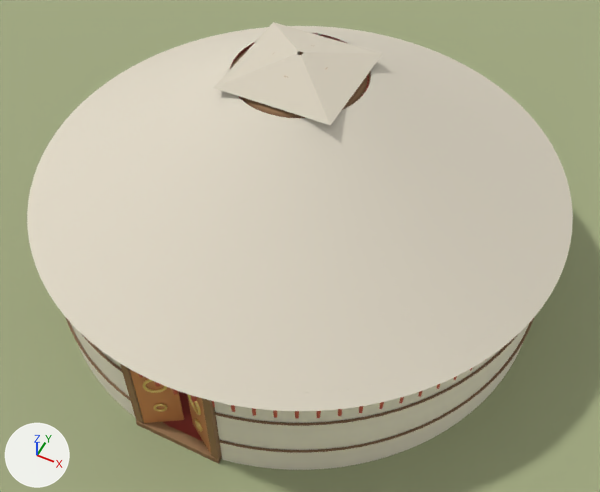
What one commit did to the Blender file kiiz-uy-3d/blender/kiiz_uy_model.blend.
Before and after are seen from a camera (50 mm lens) standing at (3.31, -6.63, 8.53) and looking at (0.31, -0.61, 1.02). Lighting does not change. The marker at lower left points along +X, +Y and +Z. The older version comes first.

The older version as bpy lines, for what is in view:
```python
me_cube_004 = bpy.data.meshes.new('Cube.004')
me_cube_004.from_pydata(...)  # a box spanning x -0.5..0.5, y -0.5..0.5, z -0.5..0.5
me_cube_004.materials.append(mat_door)  # orange #ce8650
me_torus_004 = bpy.data.meshes.new('Torus.004')
me_torus_004.from_pydata(...)  # a torus around z (ring radius 0.667, tube radius 0.07) spanning x -0.737..0.737, y -0.737..0.737, z -0.067..0.067
me_torus_004.polygons.foreach_set('use_smooth', [True] * 640)
me_torus_004.materials.append(mat_wood_dark)  # brown #936f4b
me_tuyrlyq_rope_low = bpy.data.meshes.new('tuyrlyq_rope_low')
me_tuyrlyq_rope_low.from_pydata(...)  # 582 vertices, 576 faces; spans x -3.13..3.13, y -3.08..3.14, z 0.44..0.46
me_tuyrlyq_rope_low.polygons.foreach_set('use_smooth', [True] * 576)
me_tuyrlyq_rope_low.materials.append(mat_rope)  # brown #86694b
ob_esik_panel_l = bpy.data.objects.new('esik_panel_L', me_cube_004)
ob_esik_panel_l.parent = ob_esik_hinge_l
ob_esik_panel_l.location = (0.225, 0.0, 0.73)
ob_esik_panel_l.scale = (0.45, 0.04, 1.3)
ob_shanyraq_ring = bpy.data.objects.new('shanyraq_ring', me_torus_004)
ob_shanyraq_ring.location = (0.0, 0.0, 2.99)
ob_tuyrlyq_rope_low = bpy.data.objects.new('tuyrlyq_rope_low', me_tuyrlyq_rope_low)
ob_tuyrlyq_rope_low.location = (0.0, 0.0, 0.0)
# also in view: 'tuyrlyq_rope_high' at (0.0, 0.03, 1.02); 'tundik_cap' at (0.0, 0.0, 3.2); 'uzik_roof' at (0.0, 0.0, 2.28); 'esik_sill' at (0.0, -3.06, 0.04); 'tuyrlyq_wall' at (0.0, 0.03, 0.8)
```
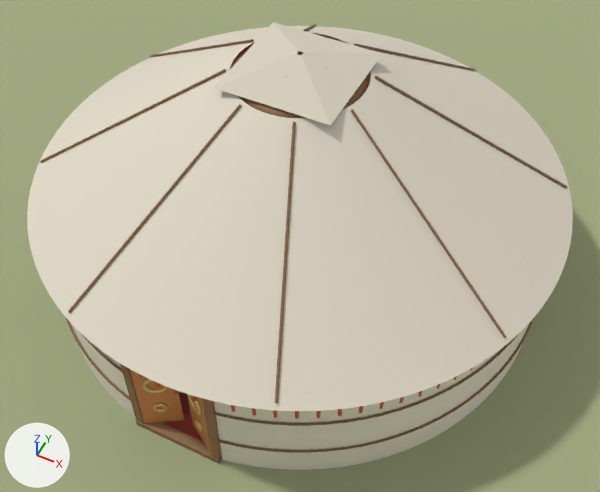
Diff of the bpy script that builds the scene:
```diff
--- a/kiiz-uy-3d/blender/kiiz_uy_model.blend.py
+++ b/kiiz-uy-3d/blender/kiiz_uy_model.blend.py
@@ me_uzik_rope_7 @@
+me_uzik_rope_7.from_pydata(...)  # 66 vertices, 60 faces; spans x 0.3..1.24, y -2.97..-0.74, z 1.54..3.06
+me_uzik_rope_7.polygons.foreach_set('use_smooth', [True] * 60)
+me_uzik_rope_7.materials.append(mat_rope)  # brown #86694b
@@ me_uzik_rope_6 @@
+me_uzik_rope_6.from_pydata(...)  # 66 vertices, 60 faces; spans x 0.74..2.97, y -1.24..-0.3, z 1.54..3.06
+me_uzik_rope_6.polygons.foreach_set('use_smooth', [True] * 60)
+me_uzik_rope_6.materials.append(mat_rope)  # brown #86694b
@@ me_uzik_rope_5 @@
+me_uzik_rope_5.from_pydata(...)  # 66 vertices, 60 faces; spans x 0.74..2.97, y 0.3..1.24, z 1.54..3.06
+me_uzik_rope_5.polygons.foreach_set('use_smooth', [True] * 60)
+me_uzik_rope_5.materials.append(mat_rope)  # brown #86694b
@@ me_uzik_rope_4 @@
+me_uzik_rope_4.from_pydata(...)  # 66 vertices, 60 faces; spans x 0.3..1.24, y 0.74..2.97, z 1.54..3.06
+me_uzik_rope_4.polygons.foreach_set('use_smooth', [True] * 60)
+me_uzik_rope_4.materials.append(mat_rope)  # brown #86694b
@@ me_uzik_rope_2 @@
+me_uzik_rope_2.from_pydata(...)  # 66 vertices, 60 faces; spans x -2.97..-0.74, y 0.3..1.24, z 1.54..3.06
+me_uzik_rope_2.polygons.foreach_set('use_smooth', [True] * 60)
+me_uzik_rope_2.materials.append(mat_rope)  # brown #86694b
@@ me_uzik_rope_1 @@
+me_uzik_rope_1.from_pydata(...)  # 66 vertices, 60 faces; spans x -2.97..-0.74, y -1.24..-0.3, z 1.54..3.06
+me_uzik_rope_1.polygons.foreach_set('use_smooth', [True] * 60)
+me_uzik_rope_1.materials.append(mat_rope)  # brown #86694b
@@ me_uzik_rope_0 @@
+me_uzik_rope_0.from_pydata(...)  # 66 vertices, 60 faces; spans x -1.24..-0.3, y -2.97..-0.74, z 1.54..3.06
+me_uzik_rope_0.polygons.foreach_set('use_smooth', [True] * 60)
+me_uzik_rope_0.materials.append(mat_rope)  # brown #86694b
@@ ob_uzik_rope_7 @@
+ob_uzik_rope_7 = bpy.data.objects.new('uzik_rope_7', me_uzik_rope_7)
+ob_uzik_rope_7.location = (0.0, 0.0, 0.0)
@@ ob_uzik_rope_6 @@
+ob_uzik_rope_6 = bpy.data.objects.new('uzik_rope_6', me_uzik_rope_6)
+ob_uzik_rope_6.location = (0.0, 0.0, 0.0)
@@ ob_uzik_rope_5 @@
+ob_uzik_rope_5 = bpy.data.objects.new('uzik_rope_5', me_uzik_rope_5)
+ob_uzik_rope_5.location = (0.0, 0.0, 0.0)
@@ ob_uzik_rope_4 @@
+ob_uzik_rope_4 = bpy.data.objects.new('uzik_rope_4', me_uzik_rope_4)
+ob_uzik_rope_4.location = (0.0, 0.0, 0.0)
@@ ob_uzik_rope_2 @@
+ob_uzik_rope_2 = bpy.data.objects.new('uzik_rope_2', me_uzik_rope_2)
+ob_uzik_rope_2.location = (0.0, 0.0, 0.0)
@@ ob_uzik_rope_1 @@
+ob_uzik_rope_1 = bpy.data.objects.new('uzik_rope_1', me_uzik_rope_1)
+ob_uzik_rope_1.location = (0.0, 0.0, 0.0)
@@ ob_uzik_rope_0 @@
+ob_uzik_rope_0 = bpy.data.objects.new('uzik_rope_0', me_uzik_rope_0)
+ob_uzik_rope_0.location = (0.0, 0.0, 0.0)
```

Where the change shows, as pixel boxes [x1, y1, x2, y2] in the pictures (600 x 492 px):
'uzik_rope_7', added (brown)
    after: [275, 122, 296, 403]
'uzik_rope_0', added
    after: [68, 104, 241, 313]
'uzik_rope_6', added
    after: [351, 109, 506, 338]
'uzik_rope_5', added
    after: [375, 76, 567, 188]
'uzik_rope_1', added
    after: [40, 69, 226, 163]
'uzik_rope_4', added
    after: [354, 44, 476, 71]
'uzik_rope_2', added
    after: [150, 39, 254, 57]
